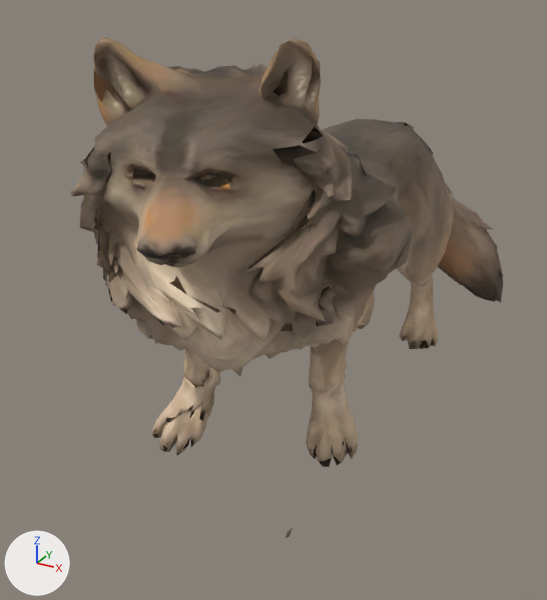
A saved change to the glTF model public/assets/nalati/models/wolf.rigged.glb.
Before and after are seen from a 50 mm camera at (0.707, -1.598, 1.148) aimed at (-0.133, -0.071, 0.385). Every picture has the same lights, and +X, +Y and +Z are marked at lower left. The picture after the commit comes second. Vertices at exactly the same position are counted once.

The older version as bpy lines, for what is in view:
```python
me_wolf_rigged = bpy.data.meshes.new('wolf.rigged')
me_wolf_rigged.from_pydata(...)  # 4060 vertices, 7523 faces; spans x -0.37..0.28, y -0.76..0.81, z 0.01..1.05
me_wolf_rigged.materials.append(mat_wolf_coat)  # picture img_image_0
ob_wolf_rigged = bpy.data.objects.new('wolf.rigged', me_wolf_rigged)
ob_wolf_rigged.location = (0.0, 0.0, 0.0)
```
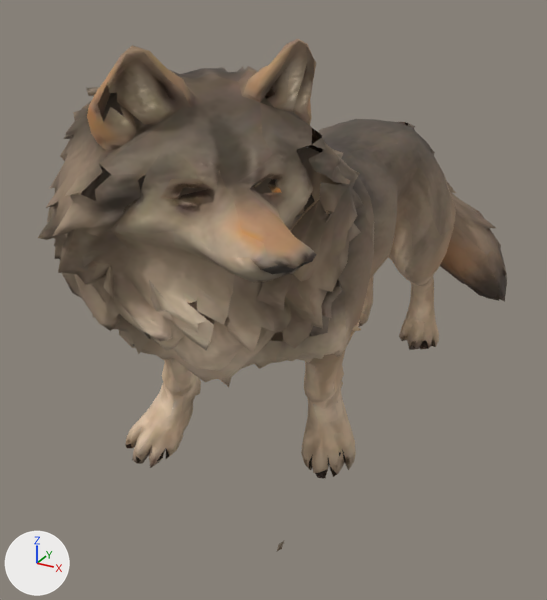
Changed parts and their boxes [x1, y1, x2, y2] in the pictures (547 x 600 px; the box of a moved part takes in the faces that stretch with it):
'wolf.rigged', reshaped (8% wider): before [70, 36, 503, 538]; after [38, 39, 507, 551]
part 1 of me_wolf_rigged, moved or reshaped (not visible afterwards): before [174, 69, 196, 78]
part 2 of me_wolf_rigged, moved or reshaped: before [285, 529, 292, 538]; after [277, 540, 285, 551]
part 3 of me_wolf_rigged, moved or reshaped: before [70, 36, 503, 467]; after [38, 39, 507, 478]

Diff of the bpy script that builds the scene:
```diff
--- a/public/assets/nalati/models/wolf.rigged.glb.py
+++ b/public/assets/nalati/models/wolf.rigged.glb.py
@@ me_wolf_rigged @@
 # used by ob_wolf_rigged; location = (0.0, 0.0, 0.0)
-me_wolf_rigged.from_pydata(...)  # 4060 vertices, 7523 faces; spans x -0.37..0.28, y -0.76..0.81, z 0.01..1.05
+me_wolf_rigged.from_pydata(...)  # 4060 vertices, 7523 faces; spans x -0.41..0.29, y -0.76..0.84, z 0.0..1.05
+# me_wolf_rigged part 1: the loose piece of 7 vertices spanning x -0.09..-0.03, y -0.53..-0.52, z 0.98..0.99 is multiplied about its middle by the matrix ((0.524, -0.333, -0.036), (0.333, 0.51, 0.125), (-0.038, -0.124, 0.608)), then moved by (0.02, -0.06, 0.0)
+# me_wolf_rigged part 2: the loose piece of 4 vertices spanning x 0.1..0.11, y -0.45..-0.42, z 0.01..0.03 is moved by (0.0, -0.04, 0.0)
+# me_wolf_rigged part 3: 3727 of 4060 vertices moved; they spanned x -0.37..0.28, y -0.76..0.81, z 0.01..1.05 and now span x -0.41..0.29, y -0.76..0.84, z 0.0..1.05; mean shift (0.01, -0.02, 0.0); largest move (-0.34, -0.46, 0.72) -> (-0.26, -0.7, 0.72)
+# other edits to the shape of me_wolf_rigged do not show in these pictures
 me_wolf_rigged.materials.append(mat_wolf_coat)
```
